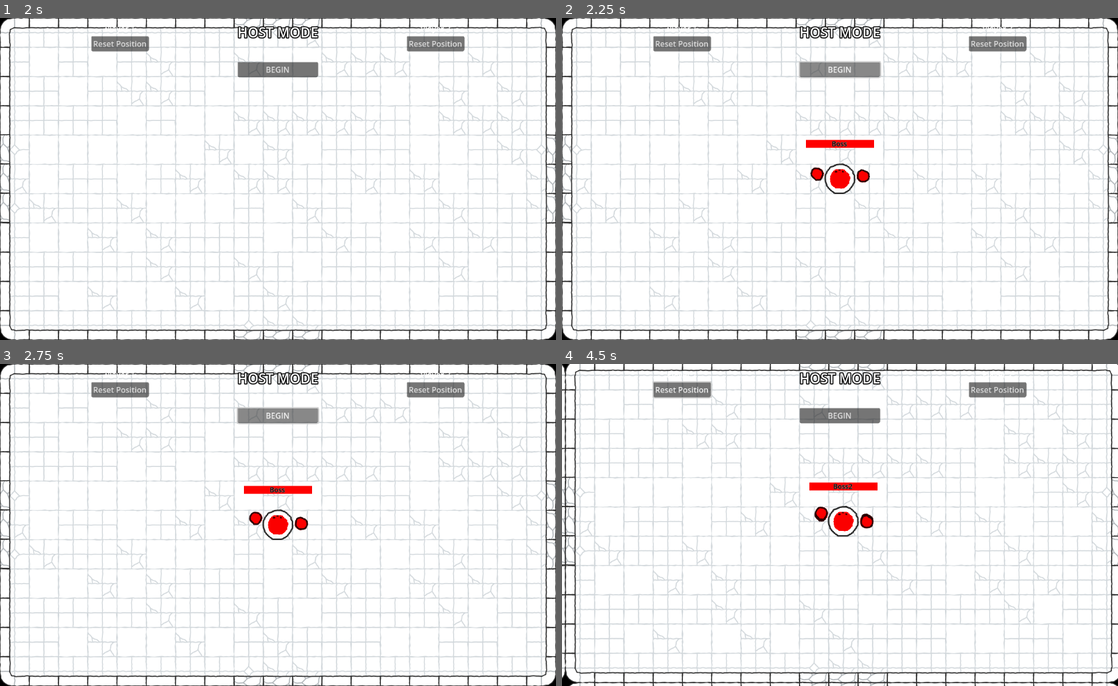
Above: before the commit, frames 1-4 (two rows, left to right).
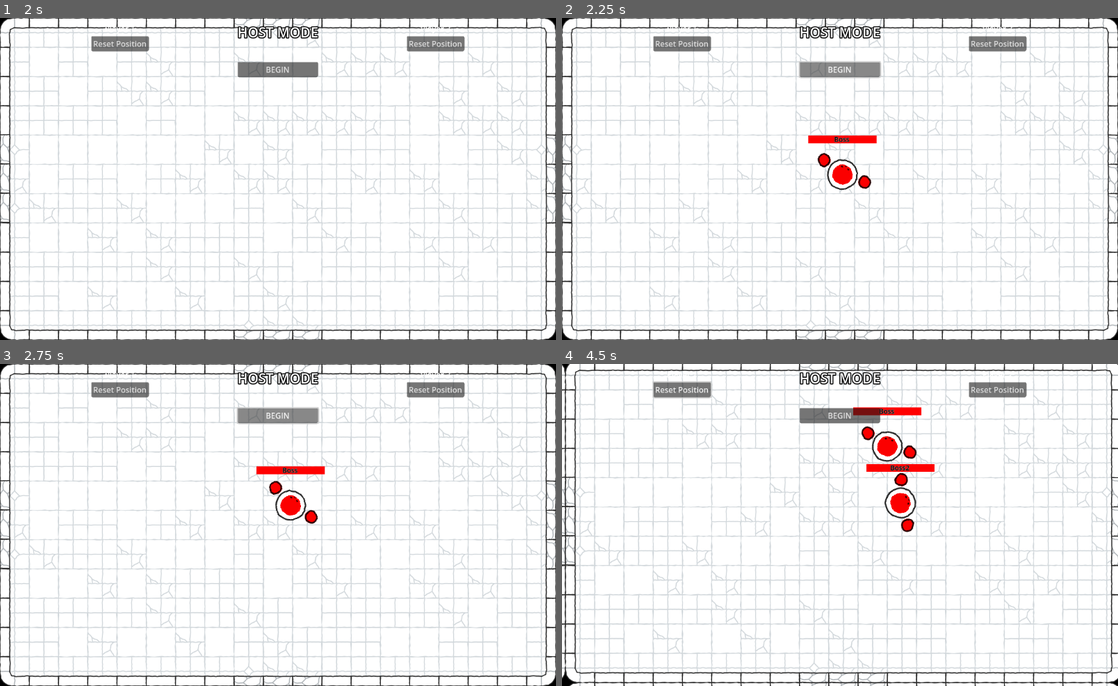
Above: after the commit, the same moments.

Repository: Tohzt/Dungeon-Strikers-2D
Game: Godot game, scene res://Main Menu/Main Menu.tscn
Same seed, same stepped clock (60 frames per second), same inputs: the game is played once before the commit and once after it.
Inputs (mouse positions are in pixels of both pictures, inside the frame that each line leads up to):
- Up to frame 1 (2 s): click (278, 169) at 0.52 s; type "Alex" at 0.6 s; click "Quick Play" at 1.25 s
- Up to frame 2 (2.25 s): click "BEGIN" at 2 s
- Up to frame 3 (2.75 s): no input
- Up to frame 4 (4.5 s): click "BEGIN" at 2.75 s; move the mouse to (962, 508) at 3.52 s; hold D (move_right) 3.53-4.28 s; tap Down (look_down) at 3.6 s; click (962, 508) at 3.67 s; move the mouse to (728, 541) at 4.27 s; hold S (move_down) from 4.28 s (still down); tap Left (look_left) at 4.35 s

Frame 1 is identical in both runs. In frame 2, 1.0% of the frame differs, in the area x 43-57%, y 36-55%; in frame 3, 1.5%; in frame 4, 2.4%, in the area x 44-67%, y 13-54%.
Error before the commit: Trying to assign value of type 'boss.gd' to a variable of type 'player.gd'. (res://Player/handler_class.gd:3)

Commit message:
implemented state machien for boss

Diff:
--- a/Boss/Hand/boss_hands.gd
+++ b/Boss/Hand/boss_hands.gd
@@ -15,6 +15,7 @@
 var cos_value: float = 0.0
 
 func _process(delta: float) -> void:
+	if !multiplayer.is_server(): return
 	_wave_calculator(delta * freq_low)
 	_update_wave(delta)
 	_update_sway()
--- /dev/null
+++ b/Boss/State Machine/boss_state_ball.gd
@@ -0,0 +1 @@
+extends StateClass
--- /dev/null
+++ b/Boss/State Machine/boss_state_dead.gd
@@ -0,0 +1 @@
+extends StateClass
--- /dev/null
+++ b/Boss/State Machine/boss_state_idle.gd
@@ -0,0 +1,15 @@
+extends StateClass
+
+@onready var wander_state: StateClass = get_parent().get_node("Boss_Wander")
+
+# Called when the node enters the scene tree for the first time.
+func _ready() -> void:
+	super._ready()
+
+	valid_transitions = {
+		"start_wander": wander_state
+	}
+
+func enter() -> void:
+	super.enter()
+	state_handler.change_state(handle_transition("start_wander"))
--- /dev/null
+++ b/Boss/State Machine/boss_state_target.gd
@@ -0,0 +1 @@
+extends StateClass
--- /dev/null
+++ b/Boss/State Machine/boss_state_wander.gd
@@ -0,0 +1,30 @@
+extends StateClass
+
+var target_position: Vector2
+var direction_timer: float = 0.0
+const DIRECTION_CHANGE_TIME: float = 2.0
+const WANDER_RADIUS: float = 200.0
+const SPEED_MULTIPLIER: float = 0.25
+
+func enter() -> void:
+	super.enter()
+	_pick_new_target()
+
+func update(delta: float) -> void:
+	super.update(delta)
+
+	direction_timer += delta
+	if direction_timer >= DIRECTION_CHANGE_TIME:
+		_pick_new_target()
+		direction_timer = 0
+
+	var input_handler: BossInputHandler = handlers["Input Handler"]
+	var direction: Vector2 = (target_position - master.global_position).normalized()
+	input_handler.move_in_direction(direction, SPEED_MULTIPLIER, delta)
+
+func _pick_new_target() -> void:
+	var random_angle: float = randf_range(0, TAU)
+	target_position = master.global_position + Vector2(
+		cos(random_angle) * WANDER_RADIUS,
+		sin(random_angle) * WANDER_RADIUS
+	)
--- /dev/null
+++ b/Boss/State Machine/state_base.gd
@@ -0,0 +1,56 @@
+class_name StateClass extends Node
+
+var state_handler: Node
+var master: CharacterBody2D
+var parent_state: StateClass
+var sub_states: Dictionary = {}
+var valid_transitions: Dictionary = {}
+var handlers: Dictionary = {}
+
+# Called when the node enters the scene tree for the first time.
+func _ready() -> void:
+	state_handler = get_parent()
+	master = state_handler.Master
+	_collect_handlers()
+	set_process(false)
+	set_physics_process(false)
+
+func _collect_handlers() -> void:
+	for child in master.get_children():
+		if child is HandlerClass:
+			handlers[child.name] = child
+
+func can_transition_to(state_name: String) -> bool:
+	if state_name in valid_transitions:
+		return true
+	if parent_state:
+		return parent_state.can_transition_to(state_name)
+	return state_name in sub_states
+
+func handle_transition(condition: String) -> StateClass:
+	if condition in valid_transitions:
+		return valid_transitions[condition]
+	if parent_state:
+		return parent_state.handle_transition(condition)
+	return null
+
+func enter() -> void:
+	print("Entering state: ", self.name)
+	set_process(true)
+	set_physics_process(true)
+
+func exit() -> void:
+	print("Exiting state: ", self.name)
+	set_process(false)
+	set_physics_process(false)
+
+func _process(_delta: float) -> void: update(_delta)
+func update(_delta: float) -> void:
+	print("Updating state: ", self.name)
+
+func _physics_process(_delta: float) -> void: physics_update(_delta)
+func physics_update(_delta: float) -> void:
+	print("Physics updating state: ", self.name)
+
+func handle_input(_event: InputEvent) -> void:
+	print("Handling input for state: ", self.name)
--- /dev/null
+++ b/Boss/State Machine/state_handler.gd
@@ -0,0 +1,33 @@
+extends Node
+@export var Master: CharacterBody2D
+@export var state_init: StateClass
+
+var state_current: StateClass
+var state_next: StateClass
+
+func _ready() -> void:
+	if state_init:
+		state_current = state_init
+		state_current.enter()
+
+func _process(_delta: float) -> void:
+	if state_current:
+		_handle_state_transition()
+
+func _unhandled_input(event: InputEvent) -> void:
+	if state_current:
+		state_current.handle_input(event)
+
+func change_state(new_state: StateClass) -> void:
+	if state_current == new_state: return
+
+	state_next = new_state
+
+func _handle_state_transition() -> void:
+	if state_next and state_next != state_current:
+		if state_current:
+			state_current.exit()
+
+		state_current = state_next
+		state_current.enter()
+		state_next = null
--- a/Boss/boss.gd
+++ b/Boss/boss.gd
@@ -27,24 +27,18 @@
 
 
 func _enter_tree() -> void:
-	if multiplayer.has_multiplayer_peer():
-		var peer_id := int(str(name))
-		name_display = Global.player_diplay
-		if name_display.is_empty(): name_display = name
-		set_multiplayer_authority(peer_id)
+	if multiplayer.is_server():
+		set_multiplayer_authority(1)
 
 func _ready() -> void:
 	healthbar.max_value = hp_max
 	healthbar.value = hp_max
-	# Apply the synchronized color when the node is ready
-	if color != Color.TRANSPARENT:  # Assuming WHITE is the default/unset color
-		$"Sprite Inner".modulate = color
-		set_hand_color(color)
+
 
 func _process(delta: float) -> void:
 	_update_hp(delta)
 	if !is_multiplayer_authority(): return
-	_update_hud()
+
 	if Input_Handler.is_aiming:
 		rotation = lerp_angle(rotation, Input_Handler.input_direction.angle() + PI/2, delta * 10)
 	elif velocity and !is_in_iframes:
@@ -55,12 +49,10 @@
 		Attack_Handler.attack_confirmed = false
 
 func _physics_process(_delta: float) -> void:
-	if !is_multiplayer_authority(): return
+	if !multiplayer.is_server(): return
 	velocity = Input_Handler.velocity
 	move_and_slide()
 
-func _update_hud() -> void:
-	get_parent().get_parent().HUD.update(rotation, hp)
 
 func _update_hp(delta: float) -> void:
 	healthbar.global_position = global_position - Vector2(70,80)
@@ -106,7 +98,7 @@
 		hand.particle.modulate = col
 
 func under_attack(atk: float, dir: Vector2) -> void:
-	apply_knockback.rpc(dir, atk)
+	apply_knockback.rpc(dir, atk*100)
 
 @rpc("any_peer", "call_local")
 func take_damage(dmg: float, dir: Vector2) -> void:
--- a/Boss/boss.tscn
+++ b/Boss/boss.tscn
@@ -1,46 +1,31 @@
-[gd_scene load_steps=18 format=3 uid="uid://du4p0gdnajtii"]
+[gd_scene load_steps=24 format=3 uid="uid://du4p0gdnajtii"]
 
 [ext_resource type="Script" uid="uid://bb6t3u4wqmusb" path="res://Boss/boss.gd" id="1_ju3tf"]
 [ext_resource type="Script" uid="uid://dfovb1vdgm2ku" path="res://Boss/handler_bossInput.gd" id="2_ntee4"]
+[ext_resource type="Script" uid="uid://c4yrsl0f08bft" path="res://Boss/State Machine/state_handler.gd" id="2_r5hgr"]
+[ext_resource type="Script" uid="uid://bb7hrvv8mlsp" path="res://Boss/State Machine/boss_state_idle.gd" id="3_fdnl6"]
 [ext_resource type="Script" uid="uid://cc1mfyngmfuaq" path="res://Boss/handler_bossAttack.gd" id="3_ntee4"]
 [ext_resource type="Texture2D" uid="uid://mbtuhu6wiogu" path="res://Player/Assets/Skribble Character_Outer.png" id="4_2j6g7"]
+[ext_resource type="Script" uid="uid://dntj7hpwj3qp0" path="res://Boss/State Machine/boss_state_wander.gd" id="4_71440"]
+[ext_resource type="Script" uid="uid://muywlnahu6te" path="res://Boss/State Machine/boss_state_target.gd" id="5_4o1ob"]
 [ext_resource type="Texture2D" uid="uid://bt3cn2bx00oq1" path="res://Player/Assets/Skribble Character_Inner.png" id="5_myhfd"]
+[ext_resource type="Script" uid="uid://d2h7u4cdp7nso" path="res://Boss/State Machine/boss_state_ball.gd" id="6_iht7o"]
 [ext_resource type="Script" uid="uid://pe0ipy56yl1r" path="res://Boss/Hand/boss_hands.gd" id="6_ju3tf"]
+[ext_resource type="Script" uid="uid://c0myelnu23082" path="res://Boss/State Machine/boss_state_dead.gd" id="7_d6ame"]
 [ext_resource type="PackedScene" uid="uid://bjesokgs5hi8v" path="res://Player/Hand/hand.tscn" id="7_klplh"]
 [ext_resource type="Script" uid="uid://dqe5ql2h1lftm" path="res://Boss/Hand/boss_hand.gd" id="8_ntee4"]
 [ext_resource type="Script" uid="uid://d2ocsa6tnl1h1" path="res://Player/name_label.gd" id="8_r5hgr"]
 
-[sub_resource type="SceneReplicationConfig" id="SceneReplicationConfig_emixd"]
+[sub_resource type="SceneReplicationConfig" id="SceneReplicationConfig_ntee4"]
 properties/0/path = NodePath(".:position")
 properties/0/spawn = true
 properties/0/replication_mode = 1
-properties/1/path = NodePath(".:spawn_pos")
+properties/1/path = NodePath(".:rotation")
 properties/1/spawn = true
 properties/1/replication_mode = 1
-properties/2/path = NodePath(".:visible")
+properties/2/path = NodePath("Sprite Inner:modulate")
 properties/2/spawn = true
 properties/2/replication_mode = 1
-properties/3/path = NodePath(".:rotation")
-properties/3/spawn = true
-properties/3/replication_mode = 1
-properties/4/path = NodePath("Healthbar:tint_progress")
-properties/4/spawn = true
-properties/4/replication_mode = 1
-properties/5/path = NodePath("Healthbar:tint_under")
-properties/5/spawn = true
-properties/5/replication_mode = 1
-properties/6/path = NodePath(".:name_display")
-properties/6/spawn = true
-properties/6/replication_mode = 1
-properties/7/path = NodePath("Healthbar:position")
-properties/7/spawn = true
-properties/7/replication_mode = 1
-properties/8/path = NodePath("Sprite Inner:modulate")
-properties/8/spawn = true
-properties/8/replication_mode = 1
-properties/9/path = NodePath(".:color")
-properties/9/spawn = true
-properties/9/replication_mode = 1
 
 [sub_resource type="CircleShape2D" id="CircleShape2D_m6ryd"]
 radius = 30.0
@@ -77,7 +62,28 @@
 healthbar = NodePath("Healthbar")
 
 [node name="MultiplayerSynchronizer" type="MultiplayerSynchronizer" parent="."]
-replication_config = SubResource("SceneReplicationConfig_emixd")
+replication_config = SubResource("SceneReplicationConfig_ntee4")
+visibility_update_mode = 1
+
+[node name="State Handler" type="Node" parent="." node_paths=PackedStringArray("Master", "state_init")]
+script = ExtResource("2_r5hgr")
+Master = NodePath("..")
+state_init = NodePath("Boss_Idle")
+
+[node name="Boss_Idle" type="Node" parent="State Handler"]
+script = ExtResource("3_fdnl6")
+
+[node name="Boss_Wander" type="Node" parent="State Handler"]
+script = ExtResource("4_71440")
+
+[node name="Boss_Target" type="Node" parent="State Handler"]
+script = ExtResource("5_4o1ob")
+
+[node name="Boss_Ball" type="Node" parent="State Handler"]
+script = ExtResource("6_iht7o")
+
+[node name="Boss_Dead" type="Node" parent="State Handler"]
+script = ExtResource("7_d6ame")
 
 [node name="Input Handler" type="Node" parent="."]
 script = ExtResource("2_ntee4")
--- a/Boss/handler_bossAttack.gd
+++ b/Boss/handler_bossAttack.gd
@@ -1,5 +1,6 @@
 class_name BossAttackHandler extends HandlerClass
-@export var Input_Handler: HandlerClass
+
+@export var Input_Handler: BossInputHandler
 
 var attack_cooldown: float = 0.0
 var attack_cooldown_max: float= 0.25
--- a/Boss/handler_bossInput.gd
+++ b/Boss/handler_bossInput.gd
@@ -5,15 +5,11 @@
 var input_confirmed: bool = false
 var is_aiming: bool = false
 
-func _input(event: InputEvent) -> void:
-	pass
-
-func _process(delta: float) -> void:
-	var direction: Vector2 #= Input.get_vector("move_left", "move_right", "move_up", "move_down")
-	if direction:
+func move_in_direction(dir: Vector2, spd_mod: float, delta: float) -> void:
+	if dir:
 		var prev_dir: Vector2 = velocity.normalized()
-		velocity.x = lerp(prev_dir.x, direction.x, delta*10) * Master.SPEED
-		velocity.y = lerp(prev_dir.y, direction.y, delta*10) * Master.SPEED
+		velocity.x = lerp(prev_dir.x, dir.x, delta*10) * Master.SPEED * spd_mod
+		velocity.y = lerp(prev_dir.y, dir.y, delta*10) * Master.SPEED * spd_mod
 	else:
 		velocity.x = move_toward(velocity.x, 0, Master.SPEED)
 		velocity.y = move_toward(velocity.y, 0, Master.SPEED)
--- a/Game/host_ui.gd
+++ b/Game/host_ui.gd
@@ -20,7 +20,7 @@
 	var boss_inst: BossClass = Global.BOSS.instantiate()
 	boss_inst.global_position = get_parent().get_node("Spawn Points/Ball Spawn").global_position
 	get_parent().get_node("Entities").add_child(boss_inst, true)
-	await get_tree().process_frame  # Wait one frame to ensure the node is in the tree
+	await get_tree().process_frame
 	boss_inst.set_color.rpc(Color.RED)
 	# var _ball: BallClass = Global.BALL.instantiate()
 	# _ball.global_position = get_parent().get_node("Spawn Points/Ball Spawn").global_position
--- a/Player/Attack/player_attack.gd
+++ b/Player/Attack/player_attack.gd
@@ -59,7 +59,7 @@
 	if body == Attacker: return
 
 	if body is BossClass:
-		body.under_attack(attack_power,attack_direction)
+		body.under_attack(attack_power*100,attack_direction)
 
 	if body is PlayerClass:
 		body.take_damage.rpc(attack_power,attack_direction)
--- a/Player/handler_class.gd
+++ /dev/null
@@ -1,3 +0,0 @@
-class_name HandlerClass extends Node
-
-@onready var Master: PlayerClass = get_parent()
--- a/Player/handler_playerAttack.gd
+++ b/Player/handler_playerAttack.gd
@@ -1,5 +1,6 @@
-class_name PlayerAttackHandler extends HandlerClass
-@export var Input_Handler: HandlerClass
+class_name PlayerAttackHandler extends Node
+@onready var Master: PlayerClass = get_parent()
+@export var Input_Handler: PlayerInputHandler
 
 var attack_cooldown: float = 0.0
 var attack_cooldown_max: float= 0.25
--- a/Player/handler_playerInput.gd
+++ b/Player/handler_playerInput.gd
@@ -1,4 +1,5 @@
-class_name PlayerInputHandler extends HandlerClass
+class_name PlayerInputHandler extends Node
+@onready var Master: PlayerClass = get_parent()
 
 var velocity: Vector2 = Vector2.ZERO
 var input_direction: Vector2
--- a/Player/player.tscn
+++ b/Player/player.tscn
@@ -8,9 +8,6 @@
 [ext_resource type="PackedScene" uid="uid://bjesokgs5hi8v" path="res://Player/Hand/hand.tscn" id="5_k53q1"]
 [ext_resource type="Texture2D" uid="uid://mbtuhu6wiogu" path="res://Player/Assets/Skribble Character_Outer.png" id="5_od3ui"]
 [ext_resource type="Script" uid="uid://d2ocsa6tnl1h1" path="res://Player/name_label.gd" id="7_vtle1"]
-
-[sub_resource type="CircleShape2D" id="CircleShape2D_m6ryd"]
-radius = 30.0
 
 [sub_resource type="SceneReplicationConfig" id="SceneReplicationConfig_emixd"]
 properties/0/path = NodePath(".:position")
@@ -40,6 +37,9 @@
 properties/8/path = NodePath("Healthbar:position")
 properties/8/spawn = true
 properties/8/replication_mode = 1
+
+[sub_resource type="CircleShape2D" id="CircleShape2D_m6ryd"]
+radius = 30.0
 
 [sub_resource type="Gradient" id="Gradient_x3vf3"]
 colors = PackedColorArray(1, 1, 1, 1, 1, 1, 1, 1)
@@ -72,6 +72,9 @@
 Input_Handler = NodePath("Input Handler")
 Attack_Handler = NodePath("Attack Handler")
 healthbar = NodePath("Healthbar")
+
+[node name="MultiplayerSynchronizer" type="MultiplayerSynchronizer" parent="."]
+replication_config = SubResource("SceneReplicationConfig_emixd")
 
 [node name="Input Handler" type="Node" parent="."]
 script = ExtResource("2_4ntmi")
@@ -117,9 +120,6 @@
 visible = false
 shape = SubResource("CircleShape2D_m6ryd")
 
-[node name="MultiplayerSynchronizer" type="MultiplayerSynchronizer" parent="."]
-replication_config = SubResource("SceneReplicationConfig_emixd")
-
 [node name="TextureRect" type="TextureRect" parent="."]
 visible = false
 modulate = Color(0.556953, 0.556953, 0.556953, 1)
--- a/_Multiplayer/Server.gd
+++ b/_Multiplayer/Server.gd
@@ -15,7 +15,7 @@
 	spawn_player(peer_id)
 
 	# Send boss state to new client
-	var boss: BossClass = get_tree().get_first_node_in_group("Boss")  # Make sure boss is in "Boss" group
+	var boss: BossClass = get_tree().get_first_node_in_group("Boss")
 	if boss:
 		boss.set_color.rpc_id(peer_id, boss.color)
 
Not shown, added: Boss/State Machine/boss_state_ball.gd.uid
Not shown, added: Boss/State Machine/boss_state_dead.gd.uid
Not shown, added: Boss/State Machine/boss_state_idle.gd.uid
Not shown, added: Boss/State Machine/boss_state_target.gd.uid
Not shown, added: Boss/State Machine/boss_state_wander.gd.uid
Not shown, added: Boss/State Machine/state_base.gd.uid
Not shown, added: Boss/State Machine/state_handler.gd.uid
Renamed: Boss/handler_class.gd -> Boss/handler_base.gd
Not shown, added: Boss/handler_base.gd.uid
Not shown, removed: Boss/handler_class.gd.uid
Not shown, removed: Player/handler_class.gd.uid
Not shown, added: .cursor/rules/state-machine.mdc
